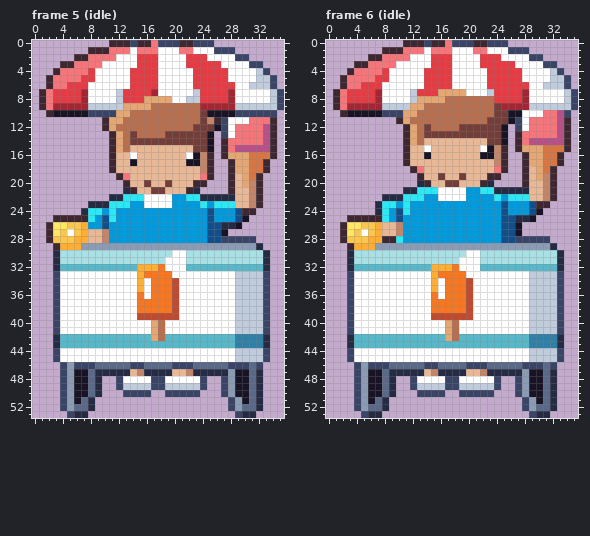
Two versions of one pixel-art file, art/hood-people/ice-cream-bike@75.aseprite. The first picture shows the starting point.
36x54 pixels, 8 frames. Shown: frame 5 (idle), frame 6 (idle). The commit also changed other frames, which this record leaves out.
Once edited:
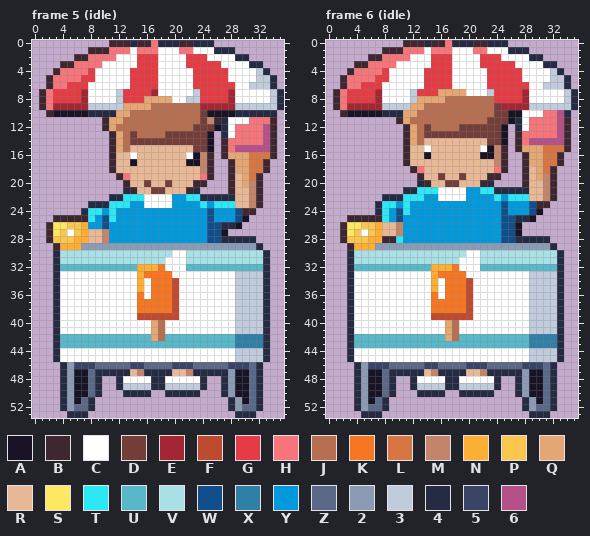
Palette (. is transparent): A #181425  B #3e2731  C #ffffff  D #733e39  E #a22633  F #be4a2f  G #e43b44  H #f6757a  J #b86f50  K #f77622  L #d77643  M #c28569  N #feae34  P #f9c74f  Q #e4a672  R #e8b796  S #fee761  T #2ce8f5  U #58b8c9  V #a8e0e6  W #124e89  X #2f7fa6  Y #0099db  Z #5a6988  2 #8b9bb4  3 #c0cbdc  4 #262b44  5 #3a4466  6 #b55088
From old to new:
Frame 5 (idle):
The author changed colour 5 to colour 4 in row 0 at x 14, 18 to 20 and 23 to 25; in row 1 at x 26 to 28; in row 2 at x 29 to 30; in row 3 at x 31 to 32; in row 4 at x 33; in rows 5 to 6 at x 34.
The author changed colour 5 to colour 4 in rows 7 to 9 at x 35; in row 10 at x 8 to 11 and 29 to 34; in rows 11 to 13 at x 27; in row 28 at x 27 to 31; in rows 33 to 41 at x 3 and 33; in rows 44 to 45 at x 3 and 33.
The author changed colour 5 to colour 4 in row 46 at x 4 and 32; in row 47 at x 4; in rows 48 to 49 at x 4, 12, 17 to 18, 24 and 27; in row 50 at x 4, 13 to 16, 19 to 23 and 27; in rows 51 to 52 at x 4 and 28; in row 53 at x 5 and 29.
Frame 6 (idle):
The author changed colour 5 to colour 4 in row 0 at x 14, 18 to 20 and 23 to 25; in row 1 at x 26 to 28; in row 2 at x 29 to 30; in row 3 at x 31 to 32; in row 4 at x 33; in rows 5 to 6 at x 34.
The author changed colour 5 to colour 4 in rows 7 to 9 at x 35; in row 10 at x 8 to 10 and 34; in rows 11 to 12 at x 27; in row 28 at x 27 to 31; in rows 33 to 41 at x 3 and 33; in rows 44 to 45 at x 3 and 33.
The author changed colour 5 to colour 4 in row 46 at x 4 and 32; in row 47 at x 4; in rows 48 to 49 at x 4, 12, 17 to 18, 24 and 27; in row 50 at x 4, 13 to 16, 19 to 23 and 27; in rows 51 to 52 at x 4 and 28; in row 53 at x 5 and 29.
